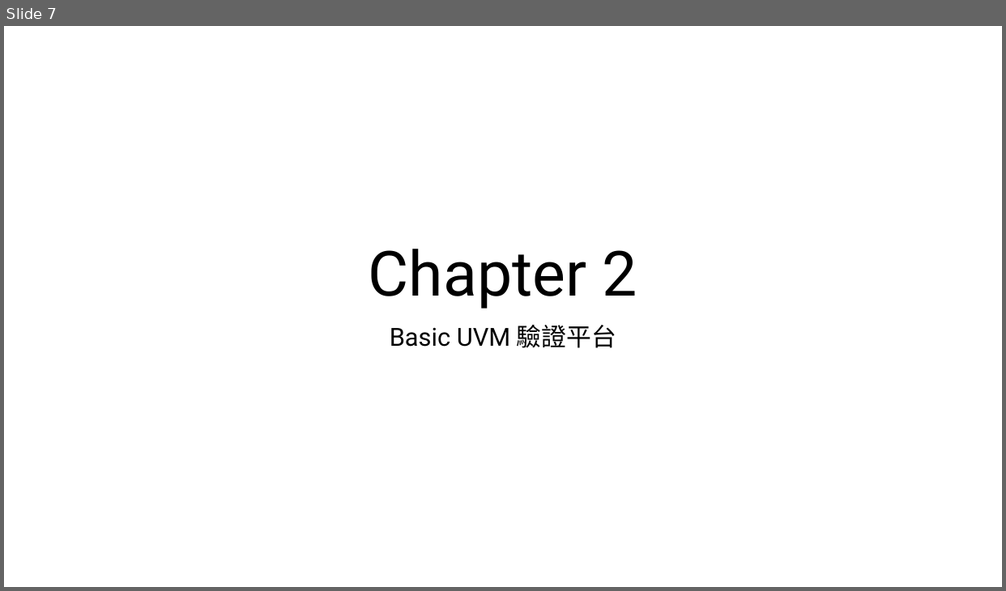
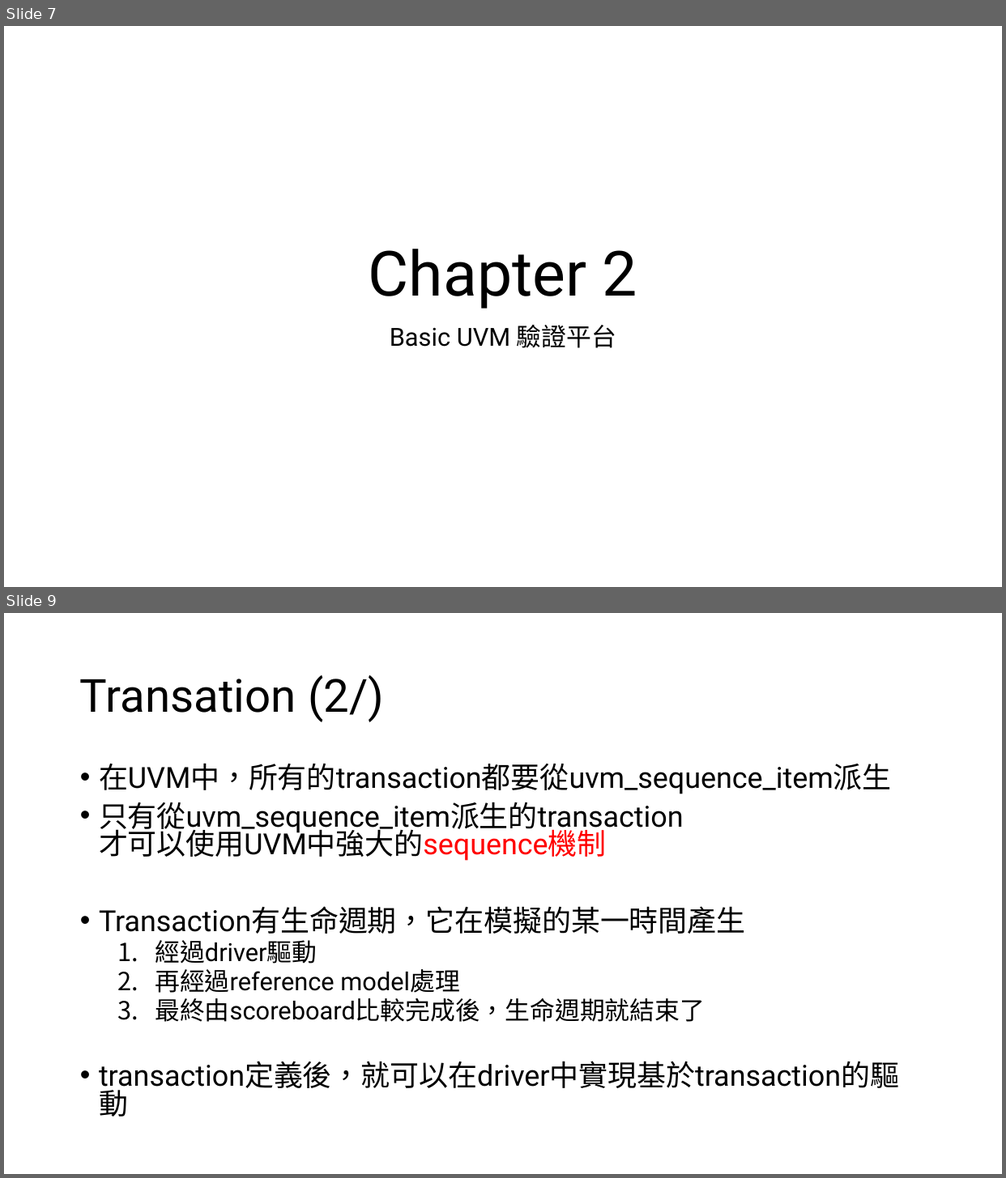
Before and after one commit to s9001055/DV_learning, a slide deck: UVM/UVM.pptx. Shown one above the other, each under a label of ours: slide 7 before the commit, slides 7 and 9 after it; the slides between them are not shown. The pictures are 1006x591 and 1006x1178 pixels, drawn with LibreOffice and Linux fonts; fonts in the diff are those of the drawing. Boxes give left, top, right and bottom in pixels: in the first picture for what was removed or moved away, otherwise in the second. Text is boxed around its words. In the diff, an @@ line names an element or a change of style, - is before the commit and + after.

Commit message:
Add: Basic UVM example code 1. add transation 2. add env 3. add monitor

```diff
--- a/UVM/UVM.pptx
+++ b/UVM/UVM.pptx
@@ slide 9 added at (4, 613, 1002, 1174), background #FFFFFF @@
@@ title added at (80, 675, 384, 722), 44 pt, text #000000 @@
+Transation (2/)
@@ text added at (99, 763, 899, 1093), 28 pt, text #000000 @@
+• 在UVM中，所有的transaction都要從uvm_sequence_item派生
+• 只有從uvm_sequence_item派生的transaction
+  才可以使用UVM中強大的sequence機制
+• Transaction有生命週期，它在模擬的某一時間產生
+  1. 經過driver驅動
+  2. 再經過reference model處理
+  3. 最終由scoreboard比較完成後，生命週期就結束了
+• transaction定義後，就可以在driver中實現基於transaction的驅動
```
Also in this commit, not shown: 1 slide changed, 6 other slides added, 5 other files.
